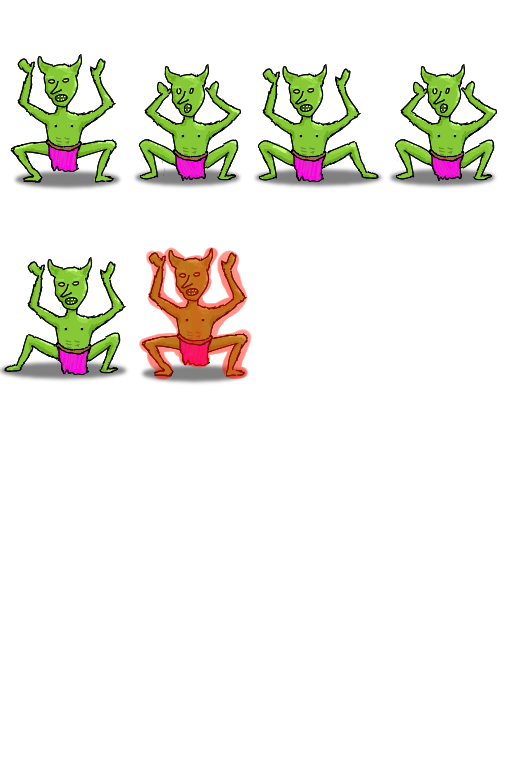
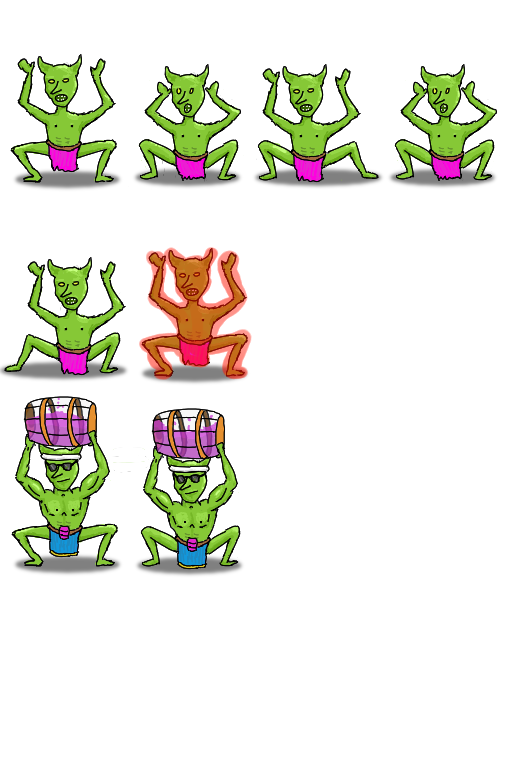
Layer changes from the first 512px x 768px image to the second:
added group "IdleBorg2" with 8 layers above "IdleBorg1" over [11, 161, 245, 577]
added layer "Sketch" (1st of 2, in "IdleBorg2") in group "IdleBorg2" over [11, 161, 245, 577]
added layer "Color" (1st of 2, in "IdleBorg2") in group "IdleBorg2" over [11, 396, 245, 577]
added layer "Liquid" (1st of 2, in "IdleBorg2") (73%) in group "IdleBorg2" over [133, 408, 229, 460]
added group "Back" (1st of 2, in "IdleBorg2") with 4 layers in group "IdleBorg2" over [128, 408, 239, 512]
added layer "Paint Layer 5" (1st of 2, in "IdleBorg2" › "Back") (multiply) in group "Back" over [133, 408, 229, 460]
added layer "Back Color 2" (30%) in group "Back" over [128, 408, 239, 512]
added layer "Back Sketch" (1st of 2, in "IdleBorg2" › "Back") in group "Back" over [133, 408, 229, 460]
added layer "Back Color" (1st of 2, in "IdleBorg2" › "Back") in group "Back" over [133, 408, 229, 460]
added group "IdleBorg1" with 8 layers above "Idle1" over [11, 396, 201, 577]
added layer "Sketch" (2nd of 2, in "IdleBorg1") in group "IdleBorg1" over [11, 396, 137, 576]
added layer "Color" (2nd of 2, in "IdleBorg1") in group "IdleBorg1" over [11, 396, 201, 577]
added layer "Liquid" (2nd of 2, in "IdleBorg1") (73%) in group "IdleBorg1" over [20, 396, 122, 448]
added group "Back" (2nd of 2, in "IdleBorg1") with 4 layers in group "IdleBorg1" over [20, 396, 122, 448]
added layer "Paint Layer 5" (2nd of 2, in "IdleBorg1" › "Back") (multiply) in group "Back" over [20, 396, 122, 448]
added layer "Paint Layer 6" (30%) in group "Back" over [20, 396, 122, 448]
added layer "Back Sketch" (2nd of 2, in "IdleBorg1" › "Back") in group "Back" over [20, 396, 122, 448]
added layer "Back Color" (2nd of 2, in "IdleBorg1" › "Back") in group "Back" over [20, 396, 122, 448]
painted on "Paint Layer 3" over [11, 161, 245, 577]
